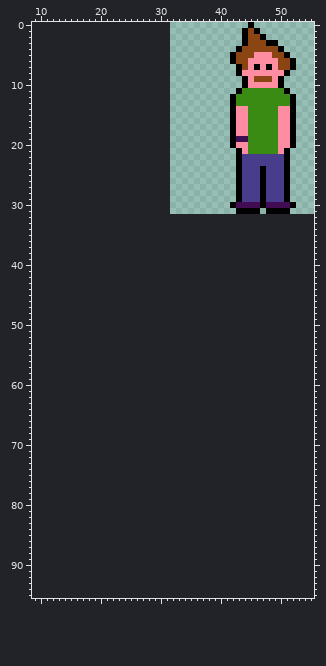
Two states of a sprite sheet, assets/Mr.Bafo.png. The picture above was drawn from the file before the commit.
The file is 448x448 pixels, drawn in blocks of 14x14; one block is one cell here. Shown: x 9..55, y 0..95. The old version is drawn lined up with the new one, on the new canvas.
After:
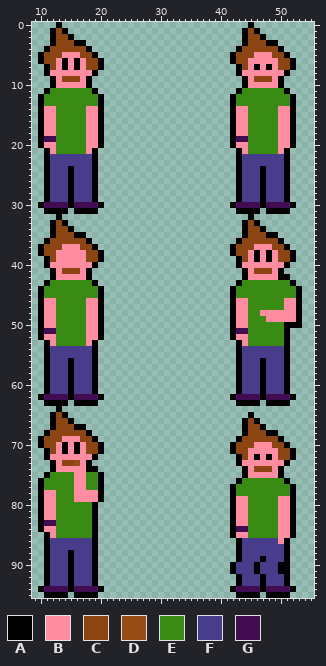
Palette (. is transparent): A #000000  B #ff8da1  C #8b4513  D #984c15  E #3a8b13  F #483d8b  G #410c51
Diff:
canvas 32x32 -> 64x96, the old top-left corner now at 32,0
Changed rows in their new state; - is an unchanged pixel.
first column x 10:
 0 ---A----------------------------------------
 1 --ACA---------------------------------------
 2 --ACCA--------------------------------------
 3 --ACCCAA------------------------------------
 4 -ACCCCCCA-----------------------------------
 5 ACCCBBBCCA----------------------------------
 6 ACCBABABCCA---------------------------------
 7 -ACBABABCCA---------------------------------
 8 -ABBBBBBBA----------------------------------
 9 --ABCCCBA-----------------------------------
10 --ABBBBBA-----------------------------------
11 -AEEEEEEEA----------------------------------
12 AEEEEEEEEEA---------------------------------
13 AEEEEEEEEEA---------------------------------
14 ABBEEEEEBBA---------------------------------
15 ABBEEEEEBBA---------------------------------
16 ABBEEEEEBBA---------------------------------
17 ABBEEEEEBBA---------------------------------
18 ABBEEEEEBBA---------------------------------
19 AGGEEEEEBBA---------------------------------
20 ABBEEEEEBBA---------------------------------
21 -ABEEEEEBA----------------------------------
22 -AFFFFFFFA----------------------------------
23 -AFFFFFFFA----------------------------------
24 -AFFFAFFFA----------------------------------
25 -AFFFAFFFA----------------------------------
26 -AFFFAFFFA----------------------------------
27 -AFFFAFFFA----------------------------------
28 -AFFFAFFFA----------------------------------
29 -AFFFAFFFA----------------------------------
30 AGGGGAGGGGA---------------------------------
31 -AAAA-AAAA----------------------------------
32 ---A-------------------------------A--------
33 --ACA-----------------------------ACA-------
34 --ACCA----------------------------ACCA------
35 --ACCCAA--------------------------ACCCAA----
36 -ACCCCCCA------------------------ACCCCCCA---
37 ACCCBBBCCA----------------------ACCCBBBCCA--
38 ACCBBBBBCCA---------------------ACCBABABCCA-
39 -ACBBBBBCCA----------------------ACBABABCCA-
40 -ABBBBBBBA-----------------------ABBBBBBBA--
41 --ABCCCBA-------------------------ABCCCBA---
42 --ABBBBBA-------------------------ABBBBBAA--
43 -AEEEEEEEA-----------------------AEEEEEEEEA-
44 AEEEEEEEEEA---------------------AEEEEEEEEEEA
45 AEEEEEEEEEA---------------------AEEEEEEEEEEA
46 ABBEEEEEBBA---------------------ABBEEEEEEBBA
47 ABBEEEEEBBA---------------------ABBEEEEEEBBA
48 ABBEEEEEBBA---------------------ABBEEBBBBBBA
49 ABBEEEEEBBA---------------------ABBEEEBBBBBA
50 ABBEEEEEBBA---------------------ABBEEEEEEAAA
51 AGGEEEEEBBA---------------------AGGEEEEEEA--
52 ABBEEEEEBBA---------------------ABBEEEEEEA--
53 -ABEEEEEBA-----------------------ABEEEEEEA--
54 -AFFFFFFFA-----------------------AFFFFFFFA--
55 -AFFFFFFFA-----------------------AFFFFFFFA--
56 -AFFFAFFFA-----------------------AFFFAFFFA--
57 -AFFFAFFFA-----------------------AFFFAFFFA--
58 -AFFFAFFFA-----------------------AFFFAFFFA--
59 -AFFFAFFFA-----------------------AFFFAFFFA--
60 -AFFFAFFFA-----------------------AFFFAFFFA--
61 -AFFFAFFFA-----------------------AFFFAFFFA--
62 AGGGGAGGGGA---------------------AGGGGAGGGGA-
63 -AAAA-AAAA-----------------------AAAA-AAAA--
64 ---A----------------------------------------
65 --ACA------------------------------A--------
66 --ACCA----------------------------ACA-------
67 --ACCCAA--------------------------ACCA------
68 -ACCCCCCA-------------------------ACCCAA----
69 ACCCBBBCCA-----------------------ACCCCCCA---
70 ACCBABABCCA---------------------ACCCBBBCCA--
71 -ACBABABCCA---------------------ACCBBBBBCCA-
72 -ABBBBBBBA-----------------------ACBABABCCA-
73 --ABCCDBA------------------------ABBBBBBBA--
74 --ABBBBBAA------------------------ABCCCBA---
75 -AEEEEBBEEA-----------------------ABBBBBA---
76 AEEEEEBBEEA----------------------AEEEEEEEA--
77 AEEEEEBBEEA---------------------AEEEEEEEEEA-
78 ABBEEEBBBBA---------------------AEEEEEEEEEA-
79 ABBEEEBBBBA---------------------ABBEEEEEBBA-
80 ABBEEEEEEA----------------------ABBEEEEEBBA-
81 ABBEEEEEEA----------------------ABBEEEEEBBA-
82 ABBEEEEEEA----------------------ABBEEEEEBBA-
83 AGGEEEEEEA----------------------ABBEEEEEBBA-
84 ABBEEEEEEA----------------------AGGEEEEEBBA-
85 -ABEEEEEEA----------------------ABBEEEEEBBA-
86 -AFFFFFFFA-----------------------AFFFFFFBA--
87 -AFFFFFFFA-----------------------AFFFFFFFA--
88 -AFFFAFFFA-----------------------AFFFFFFFA--
89 -AFFFAFFFA-----------------------AFFFAFFFA--
90 -AFFFAFFFA----------------------AFFFAFFFAA--
91 -AFFFAFFFA----------------------AFFFAFFFAA--
92 -AFFFAFFFA-----------------------AFFFAFFFA--
93 -AFFFAFFFA-----------------------AFFFAFFFA--
94 AGGGGAGGGGA---------------------AGGGGAGGGGA-
95 -AAAA-AAAA-----------------------AAAA-AAAA--
